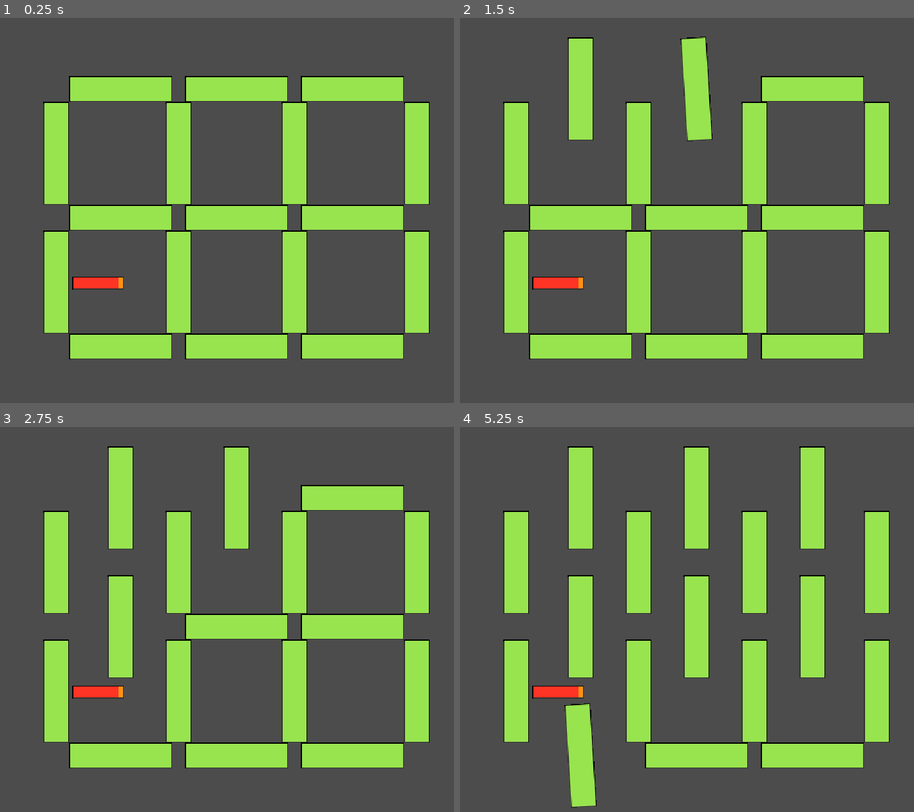
Above: before the commit, frames 1-4 (two rows, left to right).
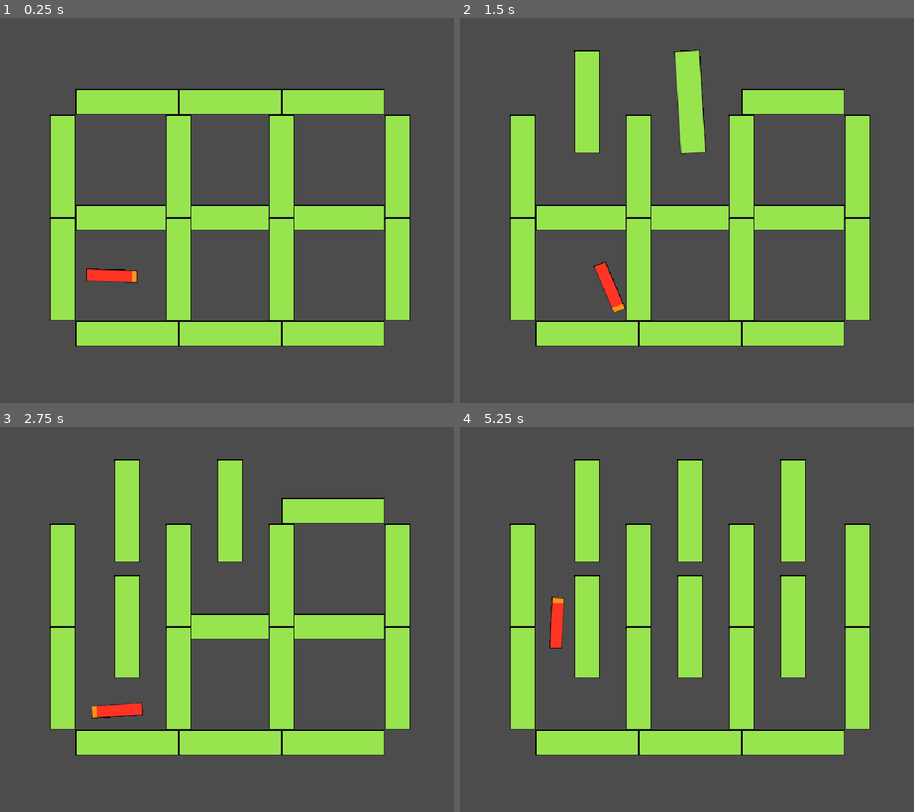
Above: after the commit, the same moments.

Repository: bigbrozer/BugsOut-GameOff2021
Game: Godot game, scene res://tests/test_bug_colision.tscn
Two runs of this game, one before a commit and one after it. Both use one fixed random seed, a clock stepped at 60 frames per second and the inputs below. The project has no main scene, so this scene is started directly.
Inputs (mouse positions are in pixels of both pictures, inside the frame that each line leads up to):
- Up to frame 1 (0.25 s): no input
- Up to frame 2 (1.5 s): move the mouse to (582, 87) at 0.52 s; click (582, 87) at 0.67 s; move the mouse to (696, 87) at 1.27 s; click (696, 87) at 1.42 s
- Up to frame 3 (2.75 s): move the mouse to (122, 627) at 2.02 s; click (122, 627) at 2.17 s
- Up to frame 4 (5.25 s): move the mouse to (696, 627) at 2.77 s; click (696, 627) at 2.92 s; move the mouse to (814, 627) at 3.52 s; click (814, 627) at 3.67 s; move the mouse to (814, 496) at 4.27 s; click (814, 496) at 4.42 s; move the mouse to (582, 754) at 5.02 s; click (582, 754) at 5.17 s

The runs differ from the first frame. In frame 1, 21% of the frame differs, in the area x 9-95%, y 15-89%; in frame 2, 21%; in frame 3, 21%; in frame 4, 27%, in the area x 9-95%, y 5-99%.
Error before the commit: Parse Error: Variable "Sprite" shadows a native class. (res://resources/bug/bug.gd:11)

Commit message:
feat(bug): bugs are intelligents, finally !!

Diff:
--- a/resources/bug/bug.gd
+++ b/resources/bug/bug.gd
@@ -1,73 +1,45 @@
 extends KinematicBody2D
 
-var velocity: Vector2 = Vector2.ZERO
-var direction: Vector2 = Vector2.RIGHT
-var max_speed: int = 200
-var jitter_force: int = 100
+var velocity: Vector2
+var aim: Vector2 = Vector2.RIGHT
 
-onready var MovementLine = Line2D.new()
-onready var CollisionLine = Line2D.new()
-onready var Heading = get_node("Heading")
-onready var Sprite = get_node("Heading/Sprite")
+var max_speed: int = 100
+var max_steering: float = 2.5
 
 #-------------------------------------------------------------------------------
 # Parent methods
 #-------------------------------------------------------------------------------
 
-func _ready():
-    add_child(MovementLine)
-    add_child(CollisionLine)
+func _physics_process(delta):
+    var steering: Vector2 = Vector2.ZERO
 
-    MovementLine.default_color = ColorN("red")
-    MovementLine.width = 2
-    CollisionLine.default_color = ColorN("green")
-    CollisionLine.width = 2
+    steering += seek_steering()
+    steering = steering.clamped(max_steering)
 
-func _physics_process(delta):
-    update_debug_vectors()
-    update_position(delta)
+    velocity += steering
+    velocity = velocity.clamped(max_speed)
+    velocity = velocity.rotated(rand_range(-0.1, 0.1))
+
+    rotation = velocity.angle()
+
+    var collision = move_and_collide(velocity * delta)
+    if collision:
+        var normal: Vector2 = collision.normal
+        var part: CollisionShape2D = collision.local_shape
+        steering = steering.slide(normal)
+
+        if part.name == "HeadCollision":
+            aim = steering.bounce(normal)
+
+        move_and_collide(steering * delta)
 
 #-------------------------------------------------------------------------------
 # Instance methods
 #-------------------------------------------------------------------------------
 
-func update_debug_vectors():
-    MovementLine.clear_points()
-    CollisionLine.clear_points()
-    MovementLine.update()
-    CollisionLine.update()
-
-func update_position(delta):
-    var jitter_angle: float = rand_range(-2, 2)
-    var target: Vector2 = direction.normalized() * max_speed
-
-    var collision: KinematicCollision2D = move_and_collide(velocity * delta)
-
-    velocity = velocity.linear_interpolate(target, delta)
-    velocity = velocity.clamped(max_speed)
-    velocity = velocity.rotated(lerp_angle(0, deg2rad(jitter_angle * jitter_force), delta))
-    rotation = velocity.angle()
-
-    MovementLine.add_point(Vector2.ZERO)
-    MovementLine.add_point(Vector2(velocity.length(), 0))
-
-    if collision:
-        var body: StaticBody2D = collision.get_collider()
-        var part: CollisionShape2D = collision.local_shape
-        var normal: Vector2 = collision.normal
-        var remainder: Vector2 = collision.remainder
-        var slide = velocity.slide(normal)
-
-        if body.is_in_group("obstacles") and part.name == "HeadCollision":
-            var reflect = remainder.bounce(normal)
-            var new_direction: Vector2 = reflect.normalized()
-            direction = new_direction
-
-            CollisionLine.add_point(Vector2.ZERO)
-            CollisionLine.add_point(direction * 100)
-
-        # warning-ignore:return_value_discarded
-        move_and_collide(slide * delta)
+func seek_steering() -> Vector2:
+    var desired_velocity: Vector2 = aim.normalized() * max_speed
+    return desired_velocity - velocity
 
 #-------------------------------------------------------------------------------
 # Connected signals
--- a/resources/bug/bug.tscn
+++ b/resources/bug/bug.tscn
@@ -3,11 +3,11 @@
 [ext_resource path="res://resources/bug/bug.png" type="Texture" id=1]
 [ext_resource path="res://resources/bug/bug.gd" type="Script" id=2]
 
+[sub_resource type="RectangleShape2D" id=2]
+extents = Vector2( 3, 7 )
+
 [sub_resource type="RectangleShape2D" id=3]
-extents = Vector2( 10, 7 )
-
-[sub_resource type="RectangleShape2D" id=2]
-extents = Vector2( 21, 7 )
+extents = Vector2( 28, 7 )
 
 [node name="Bug" type="KinematicBody2D"]
 position = Vector2( 68, 235 )
@@ -17,15 +17,13 @@
 "_edit_group_": true
 }
 
-[node name="Heading" type="Position2D" parent="."]
-
-[node name="Sprite" type="Sprite" parent="Heading"]
+[node name="Sprite" type="Sprite" parent="."]
 texture = ExtResource( 1 )
 
 [node name="HeadCollision" type="CollisionShape2D" parent="."]
-position = Vector2( 21, 0 )
-shape = SubResource( 3 )
+position = Vector2( 28, 0 )
+shape = SubResource( 2 )
 
 [node name="BodyCollision" type="CollisionShape2D" parent="."]
-position = Vector2( -10, 0 )
-shape = SubResource( 2 )
+position = Vector2( -3, 0 )
+shape = SubResource( 3 )
--- a/tests/test_bug_colision.tscn
+++ b/tests/test_bug_colision.tscn
@@ -6,63 +6,63 @@
 [node name="TestBugCollision" type="Node2D"]
 
 [node name="Bug" parent="." instance=ExtResource( 1 )]
-position = Vector2( 148, 329 )
+position = Vector2( 160, 320 )
 
 [node name="ObstacleT0" parent="." instance=ExtResource( 2 )]
-position = Vector2( 176, 88 )
+position = Vector2( 184, 104 )
 
 [node name="ObstacleT1" parent="." instance=ExtResource( 2 )]
-position = Vector2( 320, 88 )
+position = Vector2( 312, 104 )
 
 [node name="ObstacleIH0" parent="." instance=ExtResource( 2 )]
-position = Vector2( 176, 248 )
+position = Vector2( 184, 248 )
 
 [node name="ObstacleIH1" parent="." instance=ExtResource( 2 )]
-position = Vector2( 320, 248 )
+position = Vector2( 312, 248 )
 
 [node name="ObstacleIH2" parent="." instance=ExtResource( 2 )]
-position = Vector2( 464, 248 )
+position = Vector2( 440, 248 )
 
 [node name="ObstacleT2" parent="." instance=ExtResource( 2 )]
-position = Vector2( 464, 88 )
+position = Vector2( 440, 104 )
 
 [node name="ObstacleB0" parent="." instance=ExtResource( 2 )]
-position = Vector2( 176, 408 )
+position = Vector2( 184, 392 )
 
 [node name="ObstacleB1" parent="." instance=ExtResource( 2 )]
-position = Vector2( 320, 408 )
+position = Vector2( 312, 392 )
 
 [node name="ObstacleB2" parent="." instance=ExtResource( 2 )]
-position = Vector2( 464, 408 )
+position = Vector2( 440, 392 )
 
 [node name="ObstacleL0" parent="." instance=ExtResource( 2 )]
-position = Vector2( 96, 168 )
+position = Vector2( 104, 184 )
 rotation = 1.5708
 
 [node name="ObstacleL1" parent="." instance=ExtResource( 2 )]
-position = Vector2( 96, 328 )
+position = Vector2( 104, 312 )
 rotation = 1.5708
 
 [node name="ObstacleIVL0" parent="." instance=ExtResource( 2 )]
-position = Vector2( 248, 168 )
+position = Vector2( 248, 184 )
 rotation = 1.5708
 
 [node name="ObstacleIVL1" parent="." instance=ExtResource( 2 )]
-position = Vector2( 248, 328 )
+position = Vector2( 248, 312 )
 rotation = 1.5708
 
 [node name="ObstacleIVR0" parent="." instance=ExtResource( 2 )]
-position = Vector2( 392, 168 )
+position = Vector2( 376, 184 )
 rotation = 1.5708
 
 [node name="ObstacleIVR1" parent="." instance=ExtResource( 2 )]
-position = Vector2( 392, 328 )
+position = Vector2( 376, 312 )
 rotation = 1.5708
 
 [node name="ObstacleR0" parent="." instance=ExtResource( 2 )]
-position = Vector2( 544, 168 )
+position = Vector2( 520, 184 )
 rotation = 1.5708
 
 [node name="ObstacleR1" parent="." instance=ExtResource( 2 )]
-position = Vector2( 544, 328 )
+position = Vector2( 520, 312 )
 rotation = 1.5708
